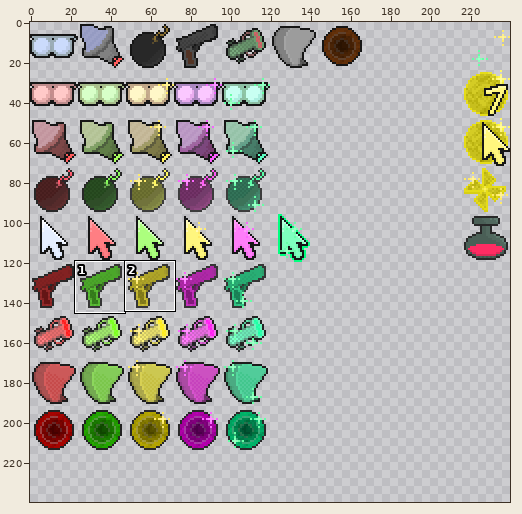
Sprite sheet, stored at SMS_upgSheet.png. Above, an overview of the earlier version with the close-up marked.
Close-up. Old version:
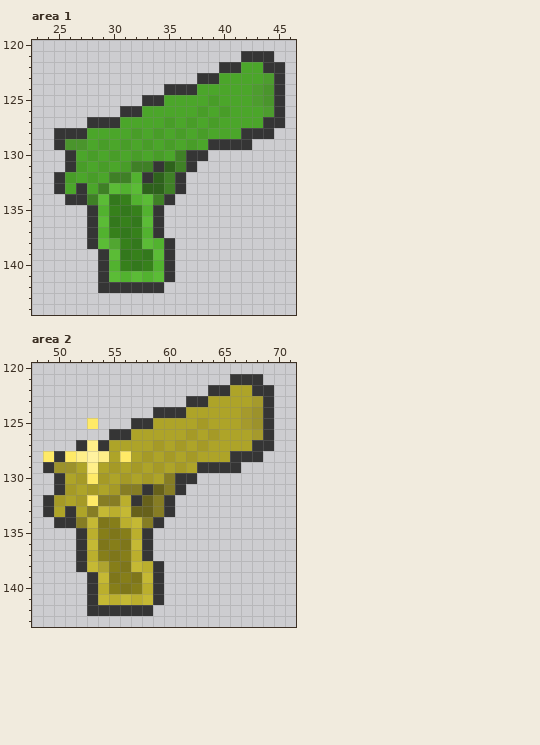
The file is 480x432 pixels, drawn in blocks of 2x2; one block is one cell here. Colours within 5 levels of each other are drawn and written as one. Shown: area 1: x 23..46, y 120..144; area 2: x 48..71, y 120..143. The old version is drawn lined up with the new one, on the new canvas. The commit also changed other parts of the picture, which this record leaves out.
The same view after the edit:
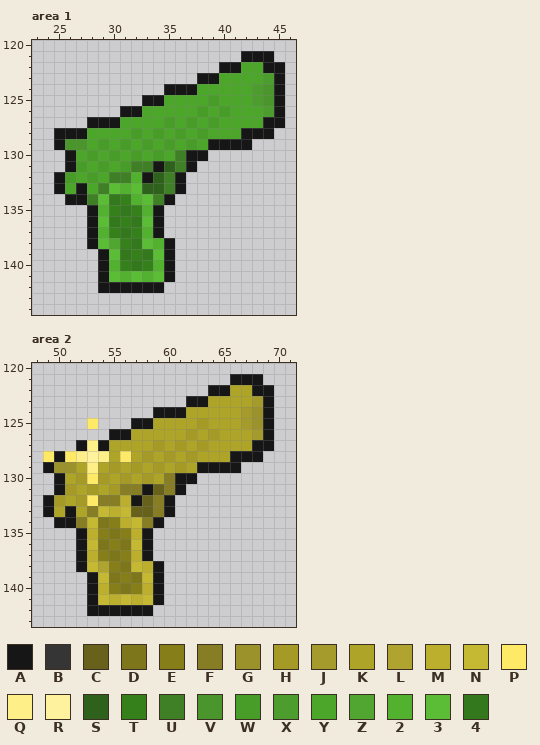
Palette (. is transparent): A #161616  B #353535  C #67611b  D #7e761a  E #867e19  F #867d24  G #9c922b  H #a59a26  J #a59a2c  K #aea428  L #aea42f  M #bbaf2d  N #c5b934  P #ffea67  Q #ffef89  R #fff29f  S #2e621c  T #36801b  U #3f8026  V #4a952c  W #489d28  X #4d9d2e  Y #4ba62a  Z #51a631  2 #52b22f  3 #5bbc36  4 #33781c
Edits made:
canvas 240x216 -> 240x240
Area 1:
y 121: x 42..44 BBB -> AAA
y 122: x 40..41 BB -> AA; x 44..45 BB -> AA
y 123: x 38..39 BB -> AA; x 45 B -> A
y 124: x 35..37 BBB -> AAA; x 45 B -> A
y 125: x 33..34 BB -> AA; x 45 B -> A
y 126: x 31..32 BB -> AA; x 45 B -> A
y 127: x 28..30 BBB -> AAA; x 44..45 BB -> AA
y 128: x 25..27 BBB -> AAA; x 42..44 BBB -> AAA
y 129: x 25 B -> A; x 39..42 BBBB -> AAAA
y 130: x 26 B -> A; x 37..38 BB -> AA
y 131: x 26 B -> A; x 34 B -> A; x 37 B -> A
y 132: x 25 B -> A; x 33 B -> A; x 36 B -> A
y 133: x 25 B -> A; x 27 B -> A; x 36 B -> A
y 134: x 26..27 BB -> AA; x 35 B -> A
y 135..137: x 28 B -> A; x 34 B -> A
y 138: x 28 B -> A; x 35 B -> A
y 139..141: x 29 B -> A; x 35 B -> A
y 142: x 29..34 BBBBBB -> AAAAAA
Area 2:
y 121: x 66..68 BBB -> AAA
y 122: x 64..65 BB -> AA; x 68..69 BB -> AA
y 123: x 62..63 BB -> AA; x 69 B -> A
y 124: x 59..61 BBB -> AAA; x 69 B -> A
y 125: x 57..58 BB -> AA; x 69 B -> A
y 126: x 55..56 BB -> AA; x 69 B -> A
y 127: x 52 B -> A; x 54 B -> A; x 68..69 BB -> AA
y 128: x 50 B -> A; x 66..68 BBB -> AAA
y 129: x 49 B -> A; x 63..66 BBBB -> AAAA
y 130: x 50 B -> A; x 61..62 BB -> AA
y 131: x 50 B -> A; x 58 B -> A; x 61 B -> A
y 132: x 49 B -> A; x 57 B -> A; x 60 B -> A
y 133: x 49 B -> A; x 51 B -> A; x 60 B -> A
y 134: x 50..51 BB -> AA; x 59 B -> A
y 135..137: x 52 B -> A; x 58 B -> A
y 138: x 52 B -> A; x 59 B -> A
y 139..141: x 53 B -> A; x 59 B -> A
y 142: x 53..58 BBBBBB -> AAAAAA
Changed places in both close-ups, as pixel boxes (x1, y1, x2, y2):
changed: (54, 51, 285, 293)
changed: (43, 374, 274, 616)
